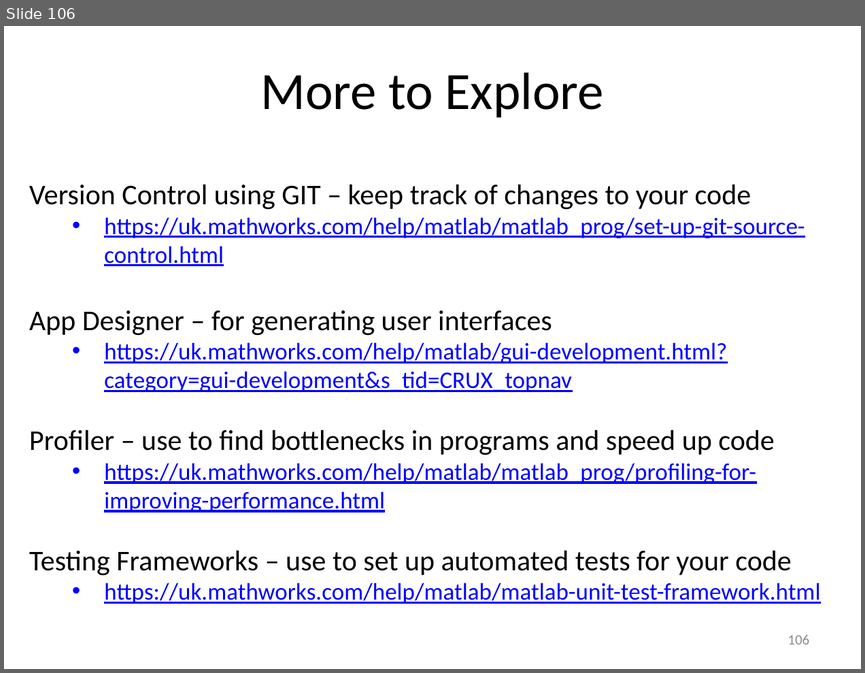
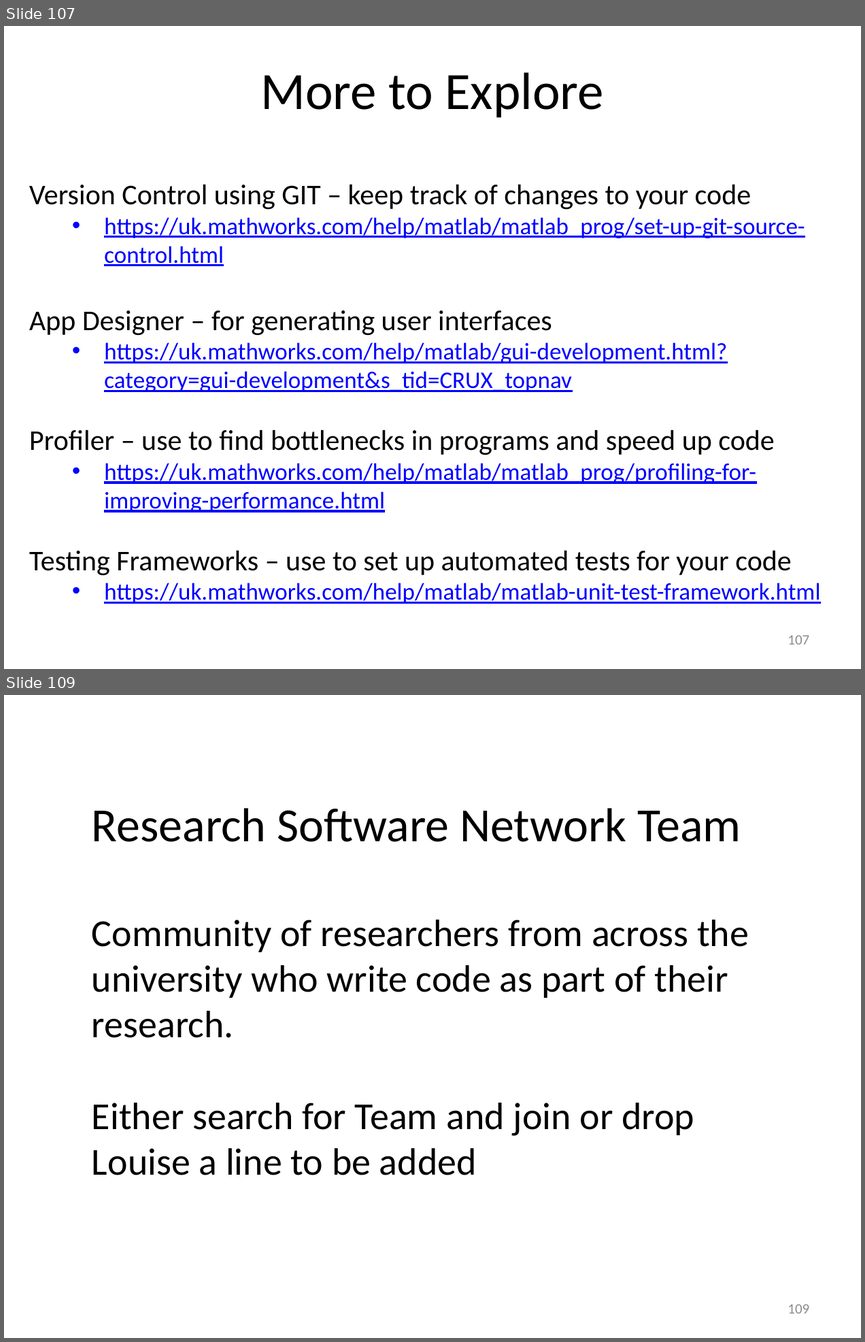
Before and after one commit to louisepb/MatlabBasicCourse, a slide deck: Introduction to MATLAB for Engineers.pptx. Shown one above the other, each under a label of ours: slide 106 before the commit, slides 107 and 109 after it; the slides between them are not shown. The pictures are 865x673 and 865x1342 pixels, drawn with LibreOffice and Linux fonts; fonts in the diff are those of the drawing. Boxes give left, top, right and bottom in pixels: in the first picture for what was removed or moved away, otherwise in the second. Text is boxed around its words. In the diff, an @@ line names an element or a change of style, - is before the commit and + after.

```diff
--- a/Introduction to MATLAB for Engineers.pptx
+++ b/Introduction to MATLAB for Engineers.pptx
@@ slide 109 added at bbox=[4, 695, 861, 1338], background #FFFFFF @@
@@ text added at bbox=[92, 808, 749, 1175], 32 pt, text #000000 @@
+Research Software Network Team
+Community of researchers from across the university who write code as part of their research.
+Either search for Team and join or drop Louise a line to be added
@@ page number added at bbox=[787, 1304, 809, 1313], 12 pt, text #8C8C8C @@
+109
@@ what was slide 106 is now slide 107 @@
@@ page number at bbox=[787, 635, 809, 644]: text changed @@
-106
+107
```
Also in this commit, not shown: 4 slides changed, 2 other slides added, 1 other file.
